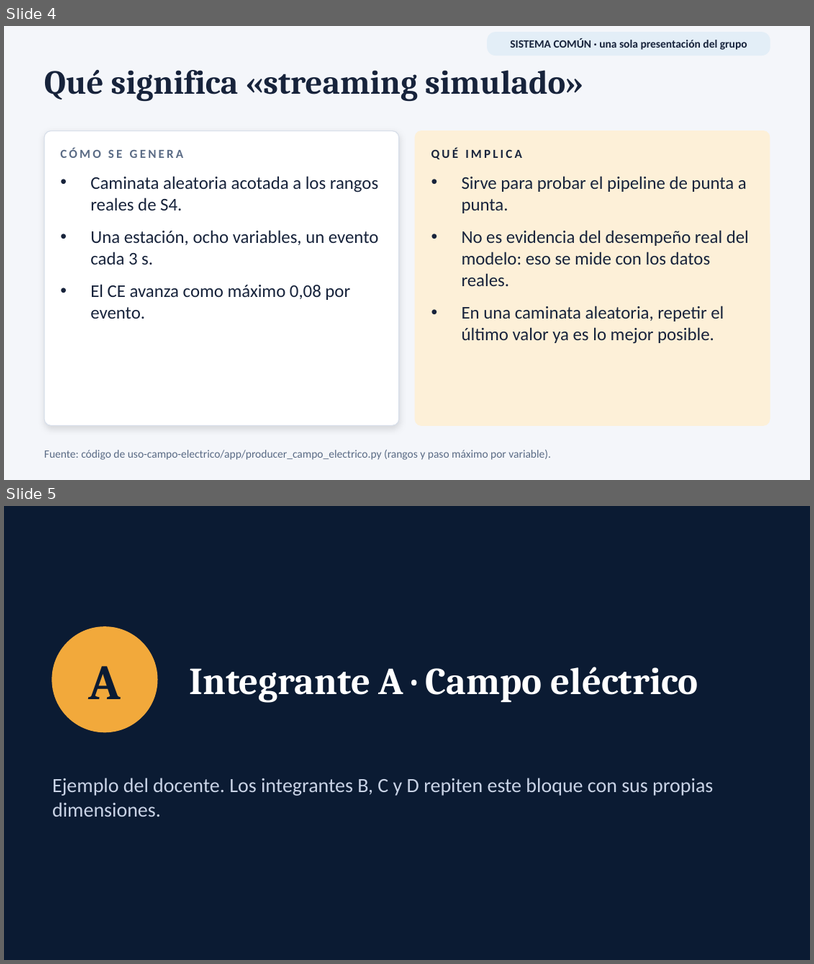
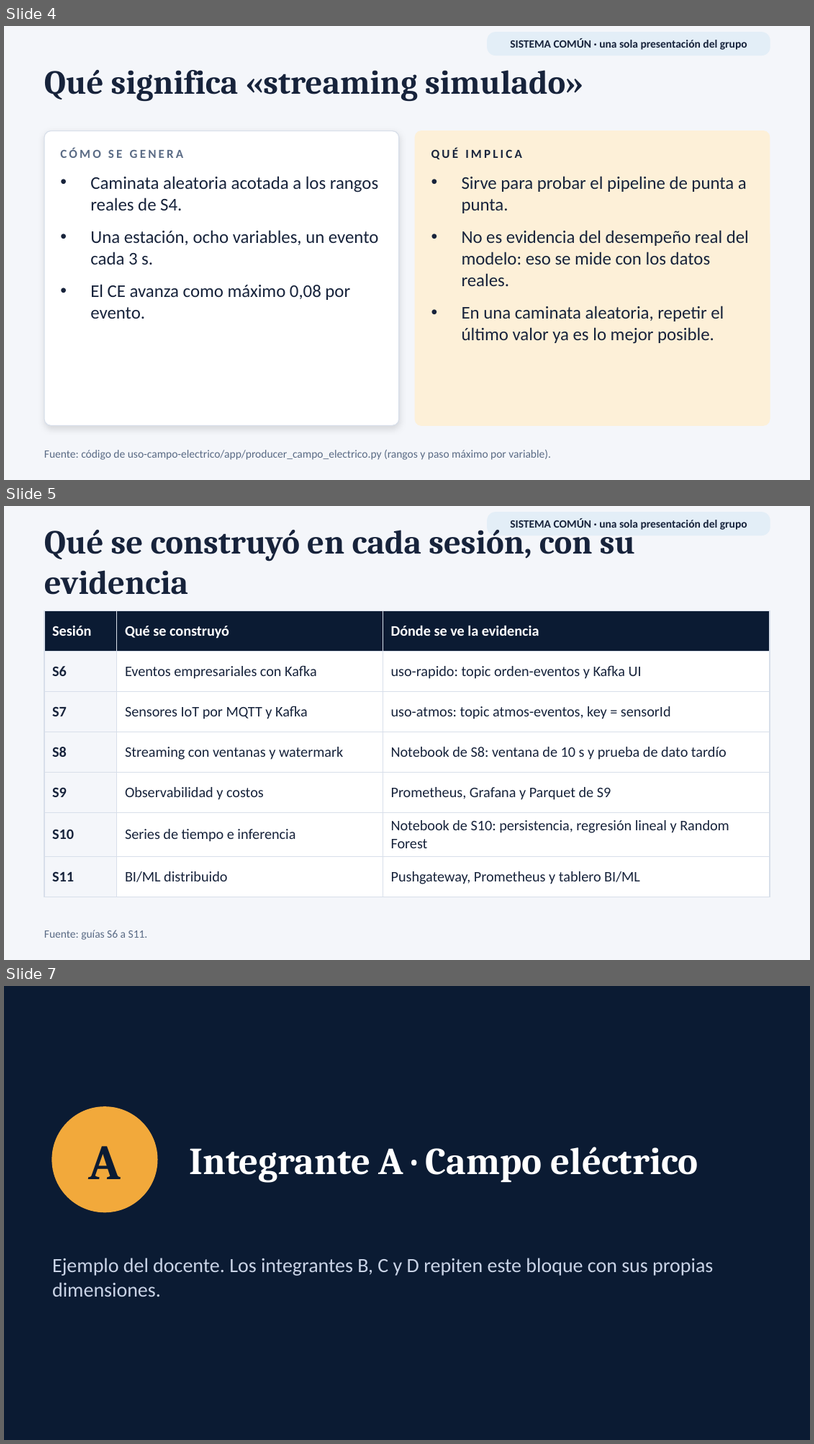
Before and after one commit to 262bigdata/lambda26, a slide deck: presentaciones/lambda26_U2_campo_electrico.pptx. Shown one above the other, each under a label of ours: slides 4 and 5 before the commit, slides 4, 5 and 7 after it; the slides between them are not shown. The pictures are 814x964 and 814x1444 pixels, drawn with LibreOffice and Linux fonts; fonts in the diff are those of the drawing. Boxes give left, top, right and bottom in pixels: in the first picture for what was removed or moved away, otherwise in the second. Text is boxed around its words. In the diff, an @@ line names an element or a change of style, - is before the commit and + after.

```diff
--- a/presentaciones/lambda26_U2_campo_electrico.pptx
+++ b/presentaciones/lambda26_U2_campo_electrico.pptx
@@ slide 5 added at (4,506,810,960), background #F4F6FA @@
@@ text added at (44,523,635,595), 30 pt, text #17233B, bold @@
+Qué se construyó en cada sesión, con su evidencia
@@ rounded rectangle added at (488,512,770,535), fill #E3EEF7, outline #E3EEF7 1 pt @@
@@ text added at (510,518,748,530), 10 pt, text #17233B, bold @@
+SISTEMA COMÚN · una sola presentación del grupo
@@ table added at (44,611,770,887), 7 rows, 3 columns @@
+Sesión | Qué se construyó | Dónde se ve la evidencia
+S6 | Eventos empresariales con Kafka | uso-rapido: topic orden-eventos y Kafka UI
+S7 | Sensores IoT por MQTT y Kafka | uso-atmos: topic atmos-eventos, key = sensorId
+S8 | Streaming con ventanas y watermark | Notebook de S8: ventana de 10 s y prueba de dato tardío
+S9 | Observabilidad y costos | Prometheus, Grafana y Parquet de S9
+S10 | Series de tiempo e inferencia | Notebook de S10: persistencia, regresión lineal y Random Forest
+S11 | BI/ML distribuido | Pushgateway, Prometheus y tablero BI/ML
@@ text added at (44,929,148,939), 10 pt, text #5A6B85 @@
+Fuente: guías S6 a S11.
@@ what was slide 5 is now slide 7 @@
```
Also in this commit, not shown: 2 slides changed, 2 other slides added, 4 other files.
